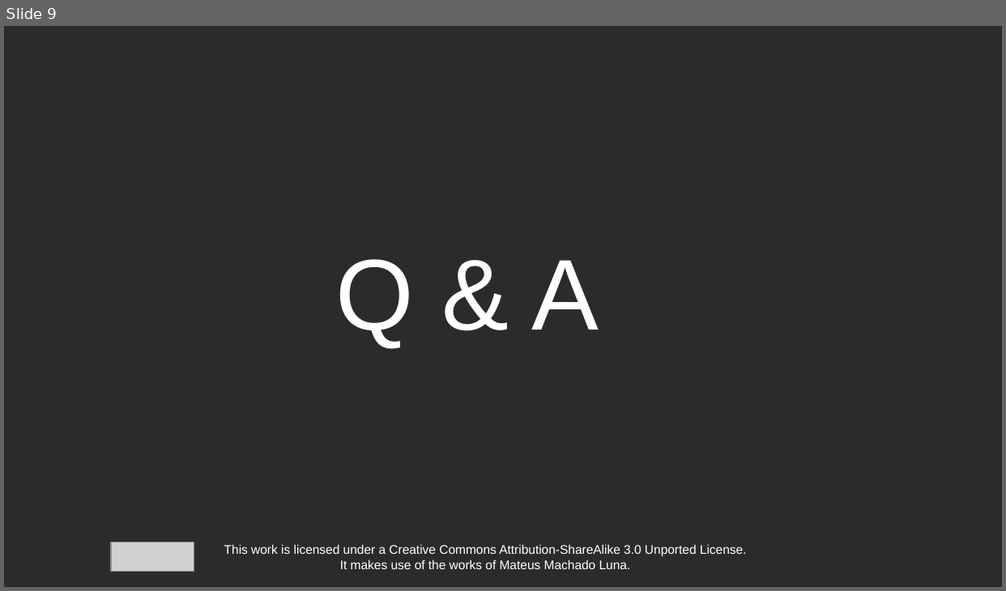
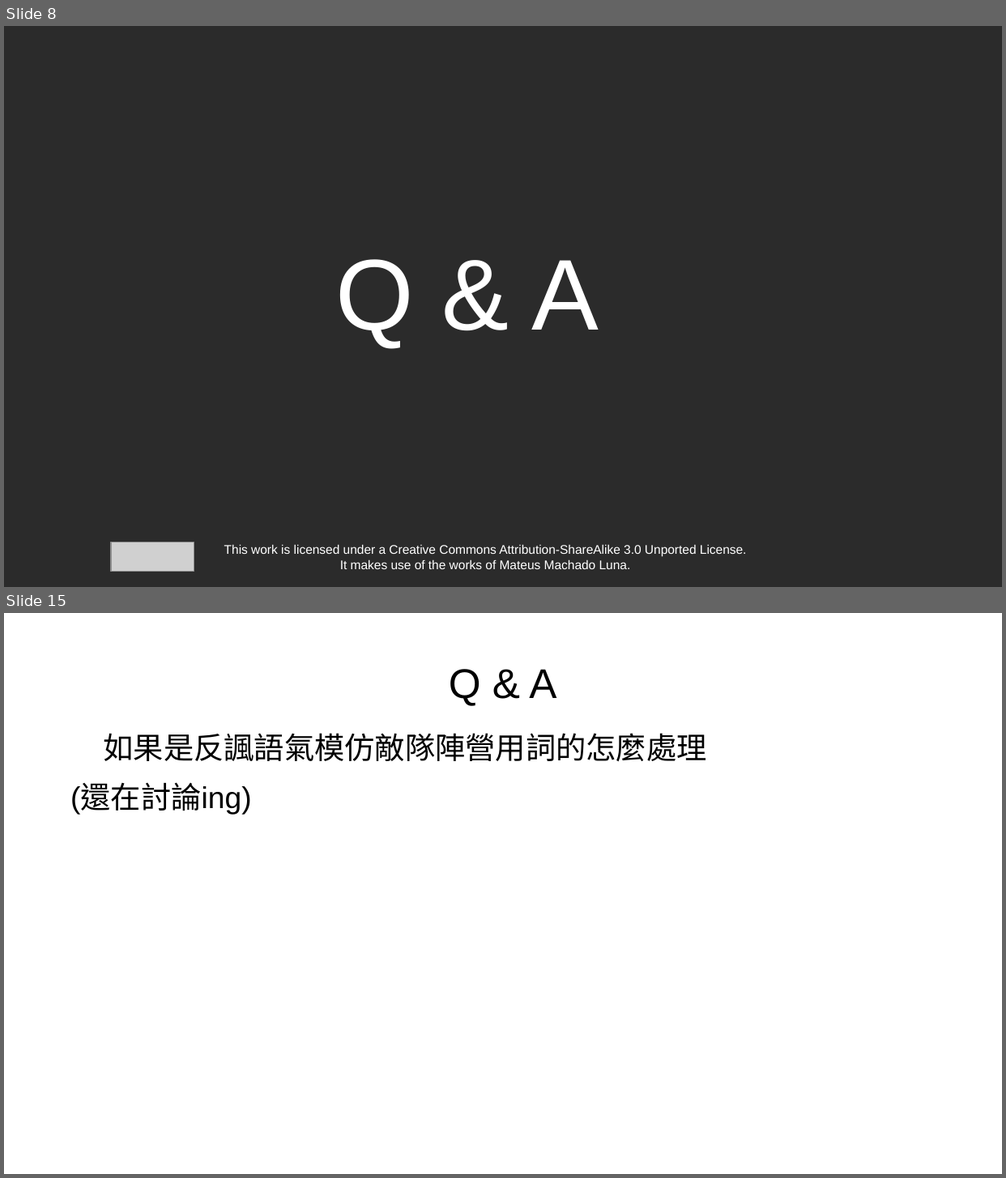
Before and after one commit to PeterWolf-tw/NTNU_TextProcessing_2020, a slide deck: week14/Week14_SedNeoCat.odp. Shown one above the other, each under a label of ours: slide 9 before the commit, slides 8 and 15 after it; the slides between them are not shown. The pictures are 1006x591 and 1006x1178 pixels, drawn with LibreOffice and Linux fonts; fonts in the diff are those of the drawing; grey boxes stand for pictures; background and template pictures are left out; a plain dark background stands for a picture behind light text. Boxes give left, top, right and bottom in pixels: in the first picture for what was removed or moved away, otherwise in the second. Text is boxed around its words. In the diff, an @@ line names an element or a change of style, - is before the commit and + after.

```diff
--- a/week14/Week14_SedNeoCat.odp
+++ b/week14/Week14_SedNeoCat.odp
@@ slide 15 added at <box>4,613,1002,1174</box>, background picture (left out) @@
@@ title added at <box>449,669,556,706</box>, 33 pt, text #000000 @@
+Q & A
@@ text added at <box>70,733,707,815</box>, 24 pt, text #000000 @@
+● 如果是反諷語氣模仿敵隊陣營用詞的怎麼處理
+(還在討論ing)
@@ what was slide 9 is now slide 8 @@
```
Also in this commit, not shown: 7 slides changed, 6 other slides added, 1 slide removed.
